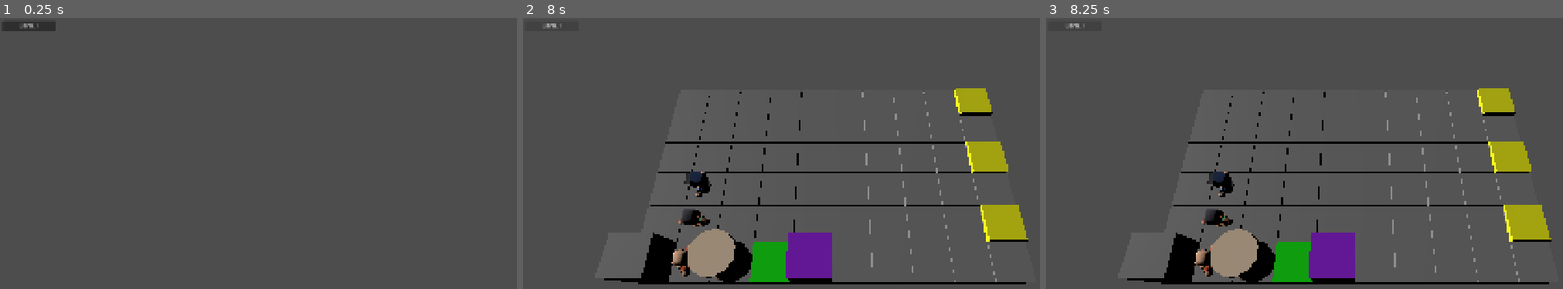
Above: before the commit, frames 1-3 (left to right).
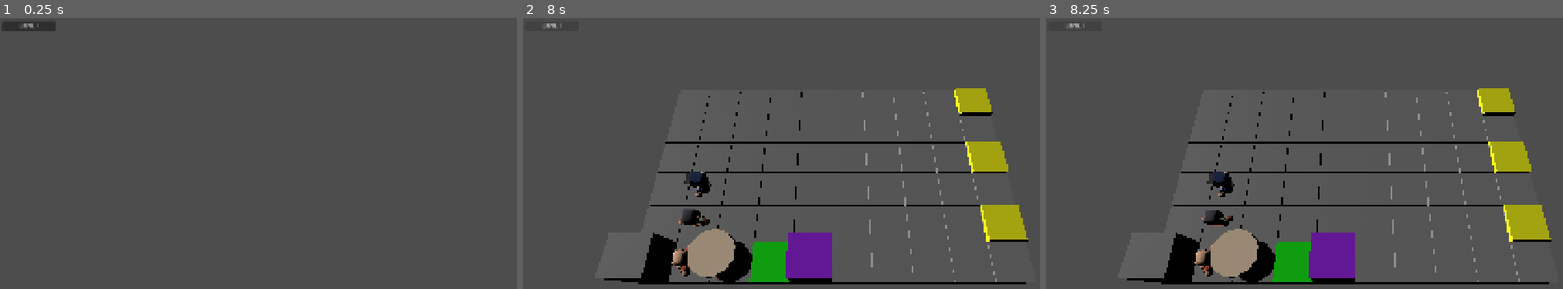
Above: after the commit, the same moments.

Repository: ggestein/jigsaw-of-the-sinking-star
Game: Godot game, scene res://scenes/tests/test_level_with_theme.tscn
Two runs of this game, one before a commit and one after it. Both use one fixed random seed, a clock stepped at 60 frames per second and the inputs below. The project has no main scene, so this scene is started directly.
Inputs:
- Up to frame 1 (0.25 s): no input
- Up to frame 2 (8 s): click "LEVEL 1" at 0.5 s; click "LEVEL 1" at 1.25 s; tap Enter at 2, 3.5, 5 s; hold D 2.03-2.78 s; tap R at 2.1, 4.35, 6.6 s; tap Space at 2.75, 4.25, 5.75 s; hold S 2.78-3.53 s; tap Z at 2.85, 5.1, 7.35 s; hold D 3.53-4.28 s; tap C at 3.6, 5.85 s; hold W 4.28-5.03 s; hold A 5.03-6.53 s; hold S 6.53-7.28 s; hold D from 7.28 s (still down)
- Up to frame 3 (8.25 s): release D at 8.03 s; hold W from 8.03 s (still down); tap C at 8.1 s

Frames 1-2 are identical in both runs. In frame 3, 0.1% of the frame differs, in the area x 30-37%, y 70-77%.

Commit message:
add block event and fix rotation bug

Diff:
--- a/scripts/core_gameplay.gd
+++ b/scripts/core_gameplay.gd
@@ -54,6 +54,12 @@
 	state.doors_unlock = calculate_doors_active(level_data, state)
 	state.goals_active = calculate_goals_active(level_data, state)
 
+static func emit_character_rotate_event(chr_idx: int, prev_face: int, face: int, events: Array[Event]):
+	var evt := Event.new()
+	evt.type = EventType.CHAR_ROTATE
+	evt.args = [chr_idx, prev_face, face]
+	events.append(evt)
+
 static func create_new_game_instance(level_data: LevelData, initial_state: GameState) -> GameInstance:
 	var result := GameInstance.new()
 	result.level_data = level_data
@@ -61,6 +67,27 @@
 	result.initial_state = initial_state
 	result.history_states.append(result.initial_state)
 	return result
+static func face_to_move_vec(face: int) -> Vector2i:
+	var move_vec := Vector2i.ZERO
+	if face == 0:
+		move_vec = Vector2i(0, 1)
+	elif face == 1:
+		move_vec = Vector2i(1, 0)
+	elif face == 2:
+		move_vec = Vector2i(0, -1)
+	elif face == 3:
+		move_vec = Vector2i(-1, 0)
+	return move_vec
+static func character_block_rotate(chr_idx: int, chr_inst: CharacterInstance, face: int, events: Array[Event]):
+	if chr_inst.inst_face != face:
+		var prev_face := chr_inst.inst_face
+		chr_inst.inst_face = face
+		emit_character_rotate_event(chr_idx, prev_face, face, events)
+	var evt := Event.new()
+	evt.type = EventType.CHAR_BLOCKED
+	var move_vec := face_to_move_vec(face)
+	evt.args = [chr_idx, chr_inst.inst_position, chr_inst.inst_position + move_vec]
+	events.append(evt)
 
 static func core_gameplay_handle_input(input: PlayerInput, game_inst: GameInstance, events: Array[Event]):
 	assert(len(game_inst.history_states) > 0)
@@ -118,20 +145,16 @@
 	next_state.current_character_index = state.current_character_index
 	next_state.characters = []
 	# input to direction
-	var move_vec := Vector2i.ZERO
 	var next_face := -1
 	if input == PlayerInput.MOVE_UP:
-		move_vec = Vector2i(0, 1)
 		next_face = 0
 	elif input == PlayerInput.MOVE_RIGHT:
-		move_vec = Vector2i(1, 0)
 		next_face = 1
 	elif input == PlayerInput.MOVE_DOWN:
-		move_vec = Vector2i(0, -1)
 		next_face = 2
 	elif input == PlayerInput.MOVE_LEFT:
-		move_vec = Vector2i(-1, 0)
 		next_face = 3
+	var move_vec := face_to_move_vec(next_face)
 	# character movement
 	var pos_exchange_from_type := -1
 	var pos_exchange_from_idx := -1
@@ -150,6 +173,7 @@
 		var new_position := ch.inst_position + chr_move_vec
 		if chr_move_vec != Vector2i.ZERO and util_is_position_blocked(level_data, state, new_position):
 			chr_move_vec = Vector2i.ZERO
+			character_block_rotate(idx, ch, next_face, events)
 		# handle abilities
 		if state.current_character_index == idx:
 			# warrior ability
@@ -165,6 +189,7 @@
 						if util_is_position_blocked(level_data, state, next_check_pos):
 							passive_moves.clear() # Collide: no passive moves
 							chr_move_vec = Vector2i.ZERO # Collide: no active moves
+							character_block_rotate(idx, ch, next_face, events)
 							break
 						var movable_info = util_find_movable_in_position(state, next_check_pos)
 						if movable_info[0] != 0:
@@ -181,6 +206,7 @@
 						passive_moves.append([movable_info[0], movable_info[1], ch.inst_position])
 				else:
 					chr_move_vec = Vector2i.ZERO
+					character_block_rotate(idx, ch, next_face, events)
 			# mage ability
 			if level_data.character_data[idx] == CharacterClass.MAGE:
 				var has_next = true
@@ -251,11 +277,8 @@
 			events.append(evt)
 		var prev_face := state.characters[chr_idx].inst_face
 		var new_face := next_state.characters[chr_idx].inst_face
-		if new_pos != prev_pos:
-			var evt := Event.new()
-			evt.type = EventType.CHAR_ROTATE
-			evt.args = [chr_idx, prev_face, new_face]
-			events.append(evt)
+		if new_face != prev_face:
+			emit_character_rotate_event(chr_idx, prev_face, new_face, events)
 	for box_idx in range(0, len(next_state.boxes)):
 		if pos_exchange_from_type == 2 and pos_exchange_from_idx == box_idx:
 			continue
--- a/scripts/main_game.gd
+++ b/scripts/main_game.gd
@@ -29,6 +29,12 @@
 	var to_type: int
 	var to_idx: int
 	var to_pos: Vector2i
+class CmdCharacterBlockedMove:
+	var current_time: float
+	var total_time: float
+	var chr_idx: int
+	var from_pos: Vector3
+	var to_pos: Vector3
 
 var current_game_instance: CoreGameplay.GameInstance
 var obstacle_node_map: Dictionary[int, Node3D]
@@ -180,11 +186,13 @@
 	for chr_idx in character_node_map:
 		var node := character_node_map[chr_idx]
 		var chr_inst := current_state.characters[chr_idx]
+		node.visible = not chr_inst.killed
 		node.position = grid_to_world(chr_inst.inst_position)
 		node.rotation = face_to_rotation(chr_inst.inst_face)
 	for box_idx in box_node_map:
 		var node := box_node_map[box_idx]
 		var box_inst := current_state.boxes[box_idx]
+		node.visible = not box_inst.killed
 		node.position = grid_to_world(box_inst.position)
 	for pad_idx in pad_node_map:
 		var node := pad_node_map[pad_idx]
@@ -209,6 +217,14 @@
 		new_move_entry.from = grid_to_world(prev_pos)
 		new_move_entry.to = grid_to_world(new_pos)
 		waiting_move_entries.append(new_move_entry)
+	elif evt.type == CoreGameplay.EventType.CHAR_BLOCKED:
+		var blocked_cmd := CmdCharacterBlockedMove.new()
+		blocked_cmd.current_time = 0
+		blocked_cmd.total_time = 0.2
+		blocked_cmd.chr_idx = evt.args[0]
+		blocked_cmd.from_pos = grid_to_world(evt.args[1])
+		blocked_cmd.to_pos = grid_to_world(evt.args[2])
+		append_cmd(blocked_cmd)
 	elif evt.type == CoreGameplay.EventType.CHAR_ROTATE:
 		var chr_idx = evt.args[0]
 		var new_face = evt.args[2]
@@ -336,6 +352,12 @@
 				vfx_inst.name = "EXCHANGE_EFFECT"
 				vfx_inst.setup(1.0, from_node.position + Vector3.UP * 0.5, to_node.position + Vector3.UP * 0.5)
 				add_child(vfx_inst)
+	elif cmd is CmdCharacterBlockedMove:
+		var cmd_blocked = cmd as CmdCharacterBlockedMove
+		var node := character_node_map[cmd_blocked.chr_idx]
+		var ratio = min(1.0, cmd.current_time / cmd.total_time)
+		ratio = (0.25 - pow((ratio - 0.5), 2)) * 1.1
+		node.position = lerp(cmd_blocked.from_pos, cmd_blocked.to_pos, ratio)
 	return cmd.current_time - cmd.total_time
 
 func process_cmds(dt: float) -> void:
